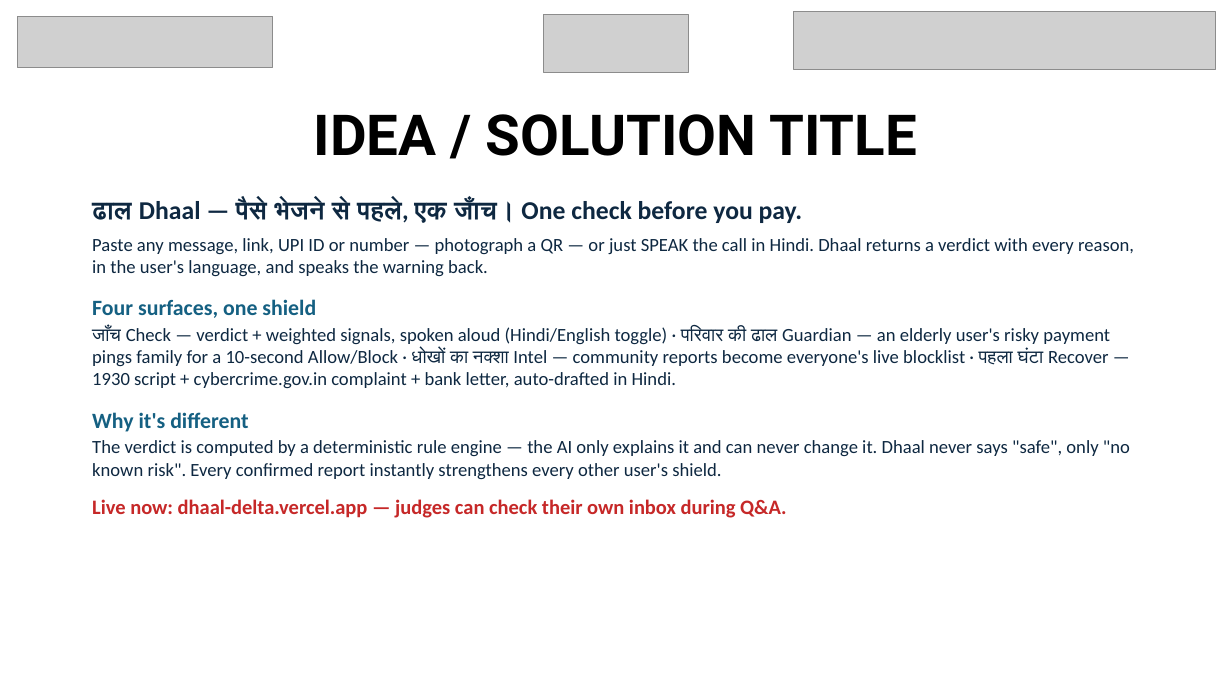
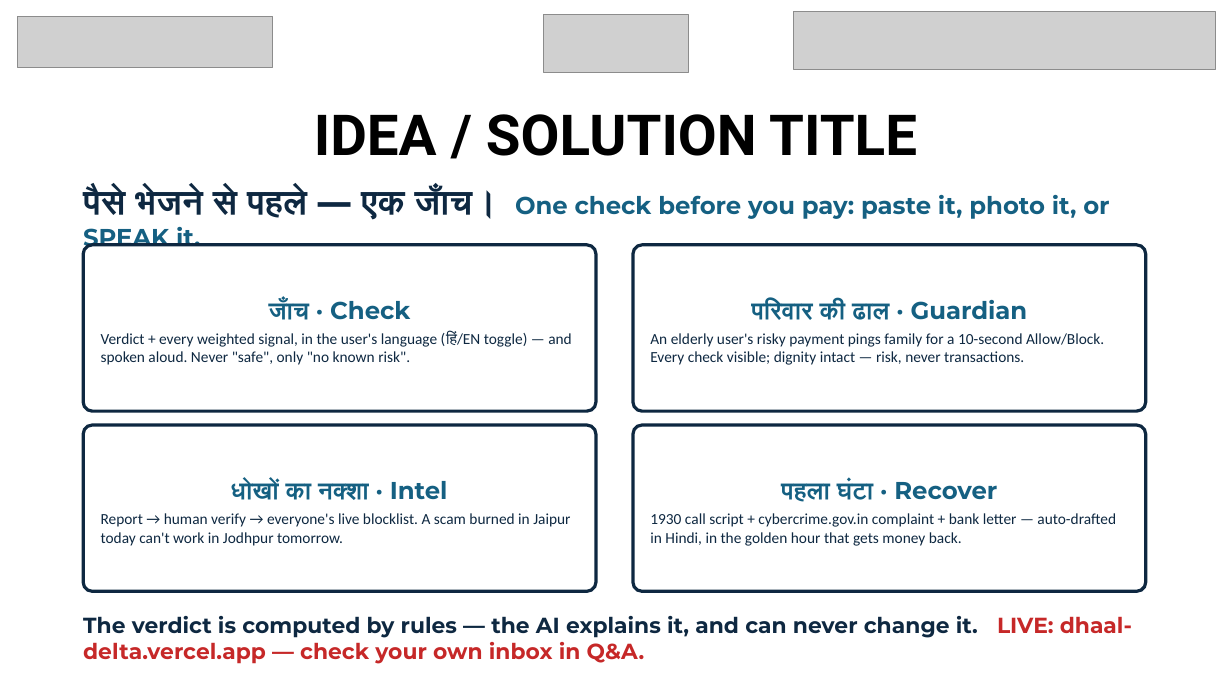
Before and after one commit to SaudSatopay/Dhaal, a slide deck: slide 2 of pitch/Dhaal-HackX-submission.pptx. Drawn at 1232x693 pixels with LibreOffice and Linux fonts; fonts in the diff are those of the drawing; grey boxes stand for pictures. Boxes give left, top, right and bottom in pixels: in the first picture for what was removed or moved away, otherwise in the second. Text is boxed around its words. In the diff, an @@ line names an element or a change of style, - is before the commit and + after.

```diff
--- a/pitch/Dhaal-HackX-submission.pptx
+++ b/pitch/Dhaal-HackX-submission.pptx
@@ text at (83,188,1109,247): text changed; size 14.5 to 19 pt; font Calibri to Montserrat; text colour #0E2841 to #156082; bold on @@
-ढाल Dhaal — पैसे भेजने से पहले, एक जाँच। One check before you pay.
-Paste any message, link, UPI ID or number — photograph a QR — or just SPEAK the call in Hindi. Dhaal returns a verdict with every reason, in the user's language, and speaks the warning back.
-Four surfaces, one shield
-जाँच Check — verdict + weighted signals, spoken aloud (Hindi/English toggle) · परिवार की ढाल Guardian — an elderly user's risky payment pings family for a 10-second Allow/Block · धोखों का नक्शा Intel — community reports become everyone's live blocklist · पहला घंटा Recover — 1930 script + cybercrime.gov.in complaint + bank letter, auto-drafted in Hindi.
-Why it's different
-The verdict is computed by a deterministic rule engine — the AI only explains it and can never change it. Dhaal never says "safe", only "no known risk". Every confirmed report instantly strengthens every other user's shield.
-Live now: dhaal-delta.vercel.app — judges can check their own inbox during Q&A.
+पैसे भेजने से पहले — एक जाँच। One check before you pay: paste it, photo it, or SPEAK it.
@@ rounded rectangle added at (83,245,596,411), fill #FFFFFF, outline #0E2841 2.5 pt, 12 pt, text #0E2841 @@
+जाँच · Check
+Verdict + every weighted signal, in the user's language (हिं/EN toggle) — and spoken aloud. Never "safe", only "no known risk".
@@ rounded rectangle added at (633,245,1146,411), fill #FFFFFF, outline #0E2841 2.5 pt, 12 pt, text #0E2841 @@
+परिवार की ढाल · Guardian
+An elderly user's risky payment pings family for a 10-second Allow/Block. Every check visible; dignity intact — risk, never transactions.
@@ rounded rectangle added at (83,425,596,592), fill #FFFFFF, outline #0E2841 2.5 pt, 12 pt, text #0E2841 @@
+धोखों का नक्शा · Intel
+Report → human verify → everyone's live blocklist. A scam burned in Jaipur today can't work in Jodhpur tomorrow.
@@ rounded rectangle added at (633,425,1146,592), fill #FFFFFF, outline #0E2841 2.5 pt, 12 pt, text #0E2841 @@
+पहला घंटा · Recover
+1930 call script + cybercrime.gov.in complaint + bank letter — auto-drafted in Hindi, in the golden hour that gets money back.
@@ text added at (83,616,1132,664), 17 pt, text #0E2841, bold @@
+The verdict is computed by rules — the AI explains it, and can never change it. LIVE: dhaal-delta.vercel.app — check your own inbox in Q&A.
```
Also in this commit, not shown: 7 other slides changed, 1 other file.
